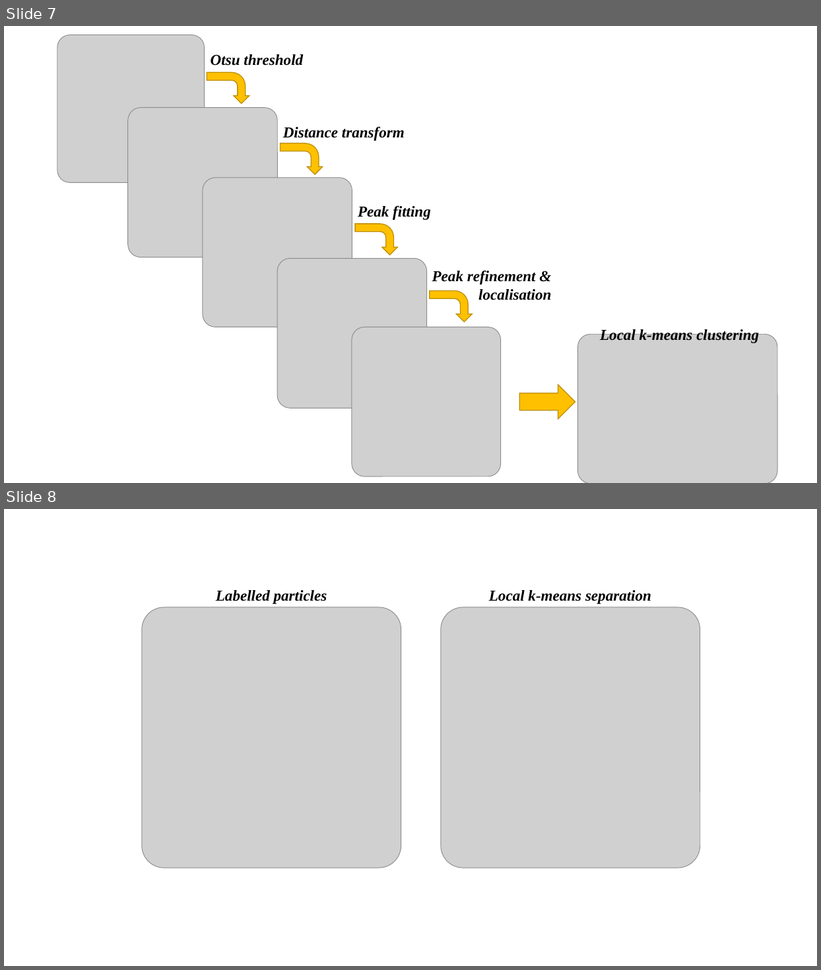
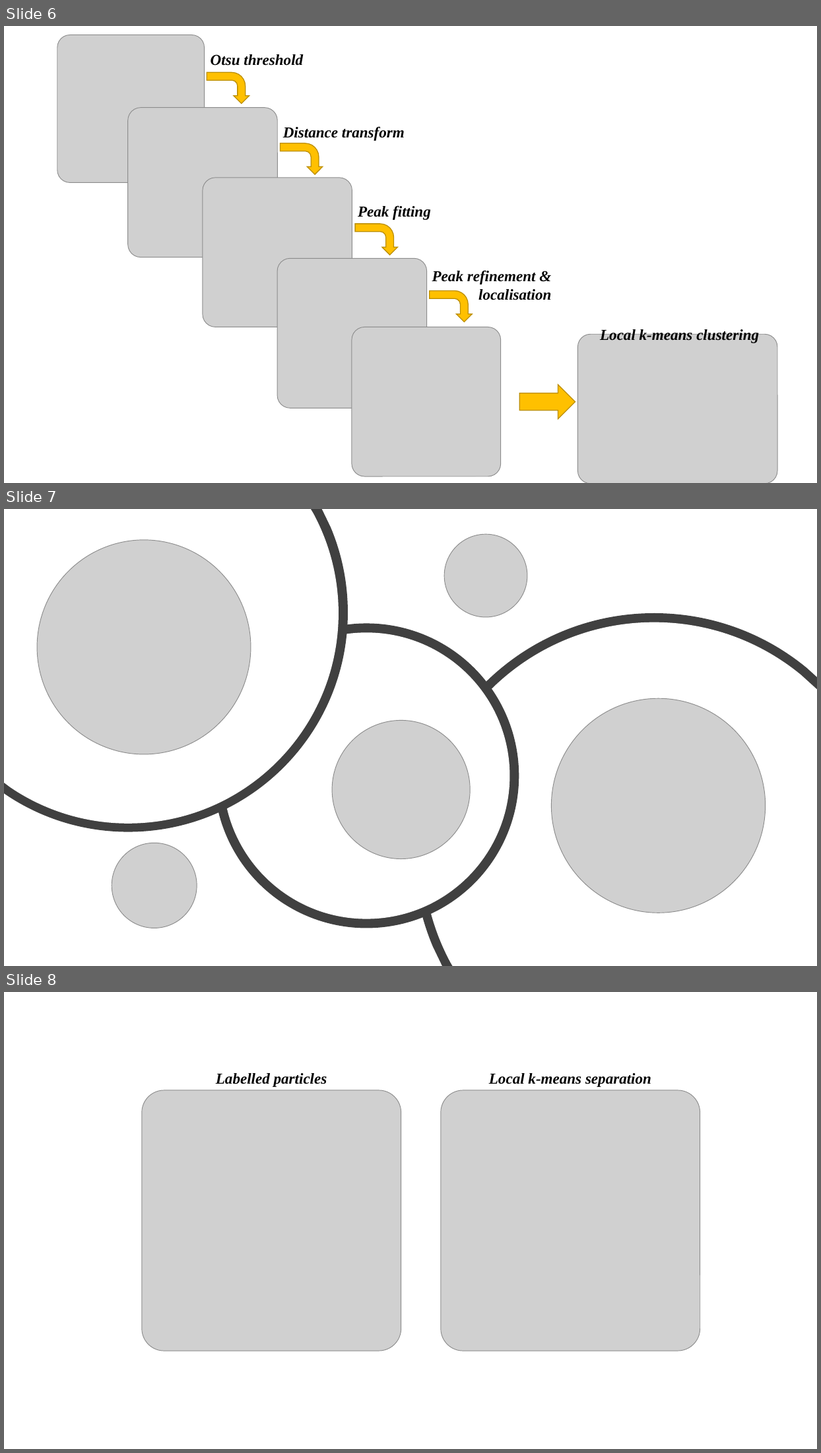
Before and after one commit to amrjv/amrjv.github.io, a slide deck: pages/particle_separation_with_clustering/figures.pptx. Shown one above the other, each under a label of ours: slides 7 and 8 before the commit, slides 6, 7 and 8 after it. The pictures are 821x970 and 821x1453 pixels, drawn with LibreOffice and Linux fonts; fonts in the diff are those of the drawing; grey boxes stand for pictures. Boxes give left, top, right and bottom in pixels: in the first picture for what was removed or moved away, otherwise in the second. Text is boxed around its words. In the diff, an @@ line names an element or a change of style, - is before the commit and + after.

```diff
--- a/pages/particle_separation_with_clustering/figures.pptx
+++ b/pages/particle_separation_with_clustering/figures.pptx
@@ slide 7 added at bbox=[4, 509, 817, 966], background #FFFFFF @@
@@ freeform shape added at bbox=[4, 509, 348, 832], fill #404040 @@
@@ freeform shape added at bbox=[4, 509, 339, 824], fill #FFFFFF @@
@@ picture added at bbox=[37, 540, 251, 755] @@
@@ picture added at bbox=[444, 534, 527, 617] @@
@@ ellipse added at bbox=[215, 624, 519, 929], fill #404040 @@
@@ freeform shape added at bbox=[414, 613, 817, 966], fill #404040 @@
@@ freeform shape added at bbox=[423, 623, 817, 966], fill #FFFFFF @@
@@ freeform shape added at bbox=[224, 633, 510, 920], fill #FFFFFF @@
@@ picture added at bbox=[552, 698, 766, 914] @@
@@ picture added at bbox=[332, 721, 470, 859] @@
@@ picture added at bbox=[112, 843, 197, 929] @@
@@ what was slide 7 is now slide 6 @@
```
Also in this commit, not shown: 1 slide removed, 2 other files.
